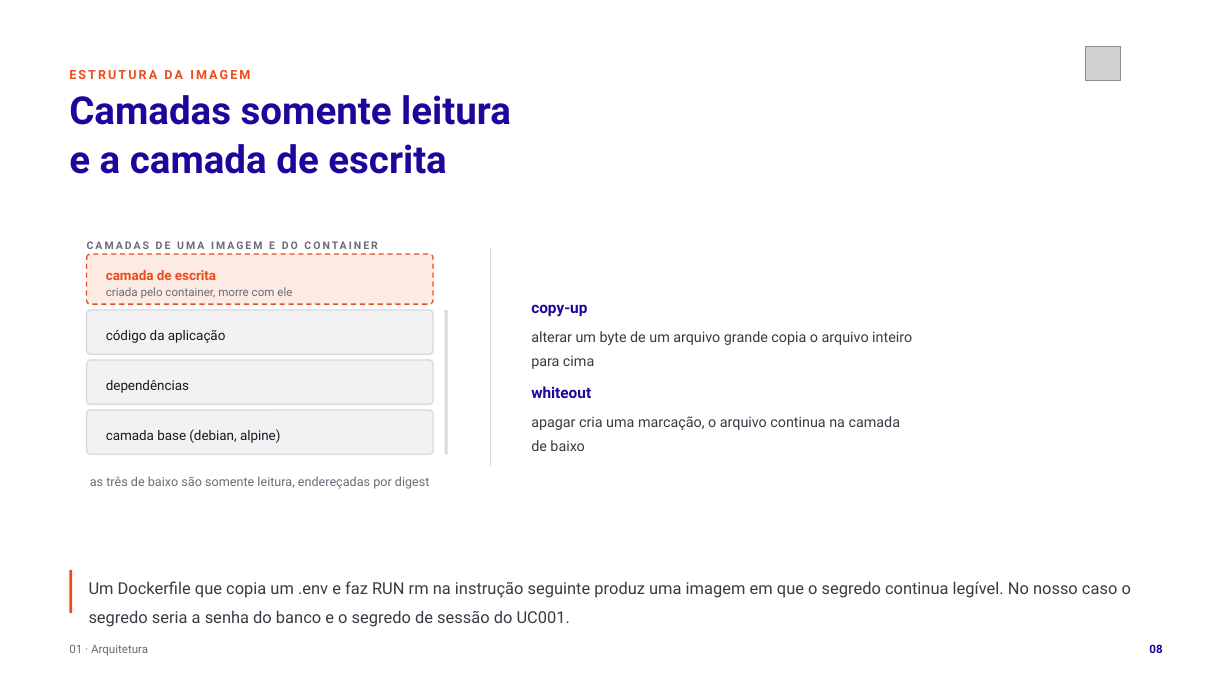
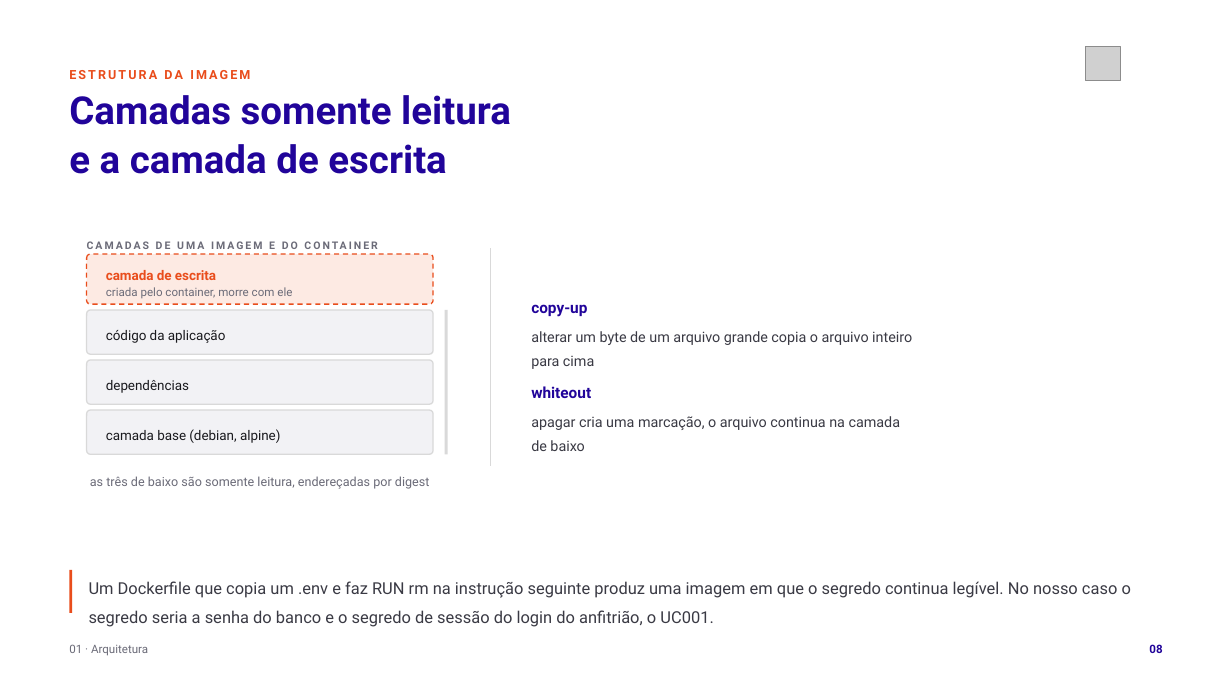
Before and after one commit to tcpassos/invite-app, a slide deck: slide 8 of trabalhos/T1-Docker-Invite-People.pptx. Drawn at 1232x693 pixels with LibreOffice and Linux fonts; fonts in the diff are those of the drawing; grey boxes stand for pictures. Boxes give left, top, right and bottom in pixels: in the first picture for what was removed or moved away, otherwise in the second. Text is boxed around its words. In the diff, an @@ line names an element or a change of style, - is before the commit and + after.

Commit message:
docs: abre as siglas e os numeros de caso de uso do T1 na primeira vez que aparecem

```diff
--- a/trabalhos/T1-Docker-Invite-People.pptx
+++ b/trabalhos/T1-Docker-Invite-People.pptx
@@ text at [89,581,1131,627]: text changed @@
-Um Dockerfile que copia um .env e faz RUN rm na instrução seguinte produz uma imagem em que o segredo continua legível. No nosso caso o segredo seria a senha do banco e o segredo de sessão do UC001.
+Um Dockerfile que copia um .env e faz RUN rm na instrução seguinte produz uma imagem em que o segredo continua legível. No nosso caso o segredo seria a senha do banco e o segredo de sessão do login do anfitrião, o UC001.
```
Also in this commit, not shown: 7 other slides changed, 12 other files.
